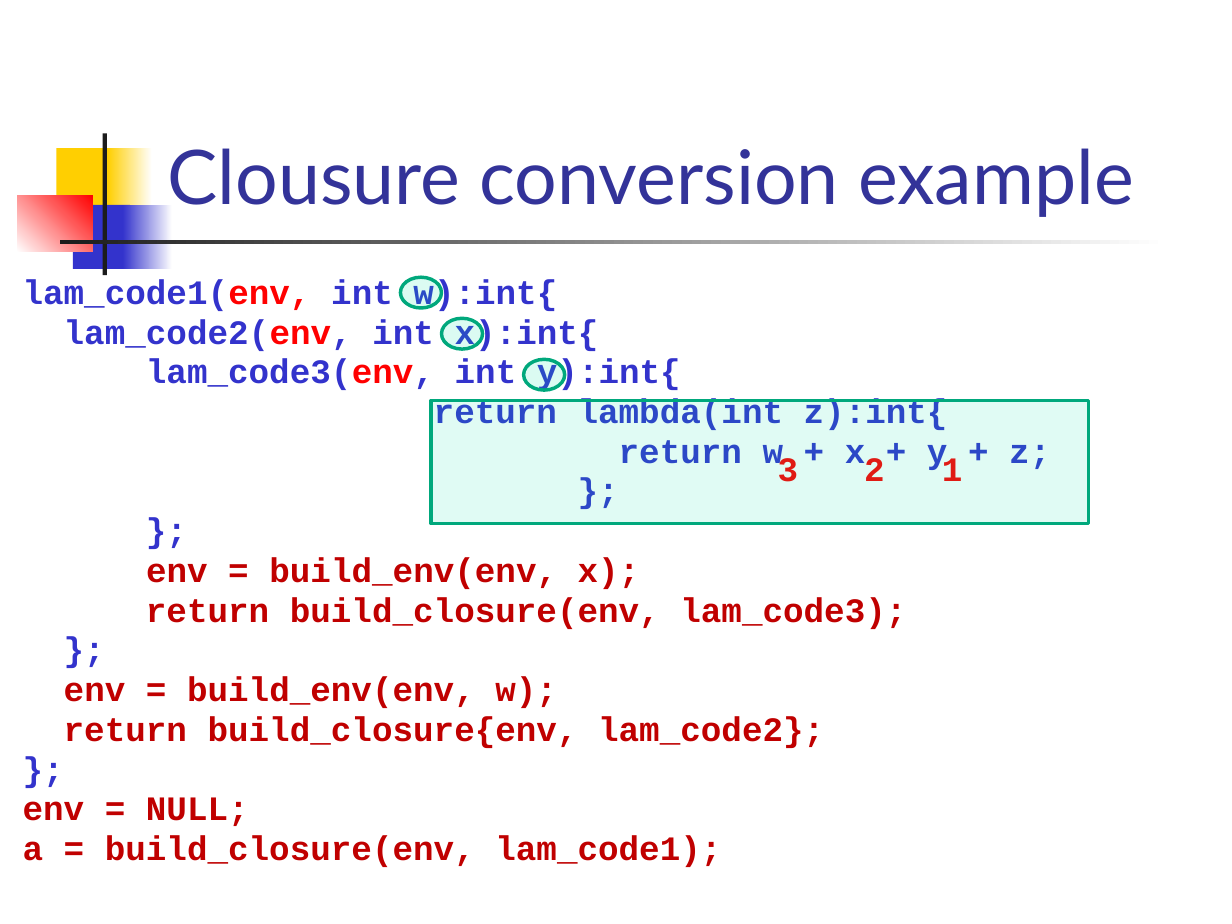
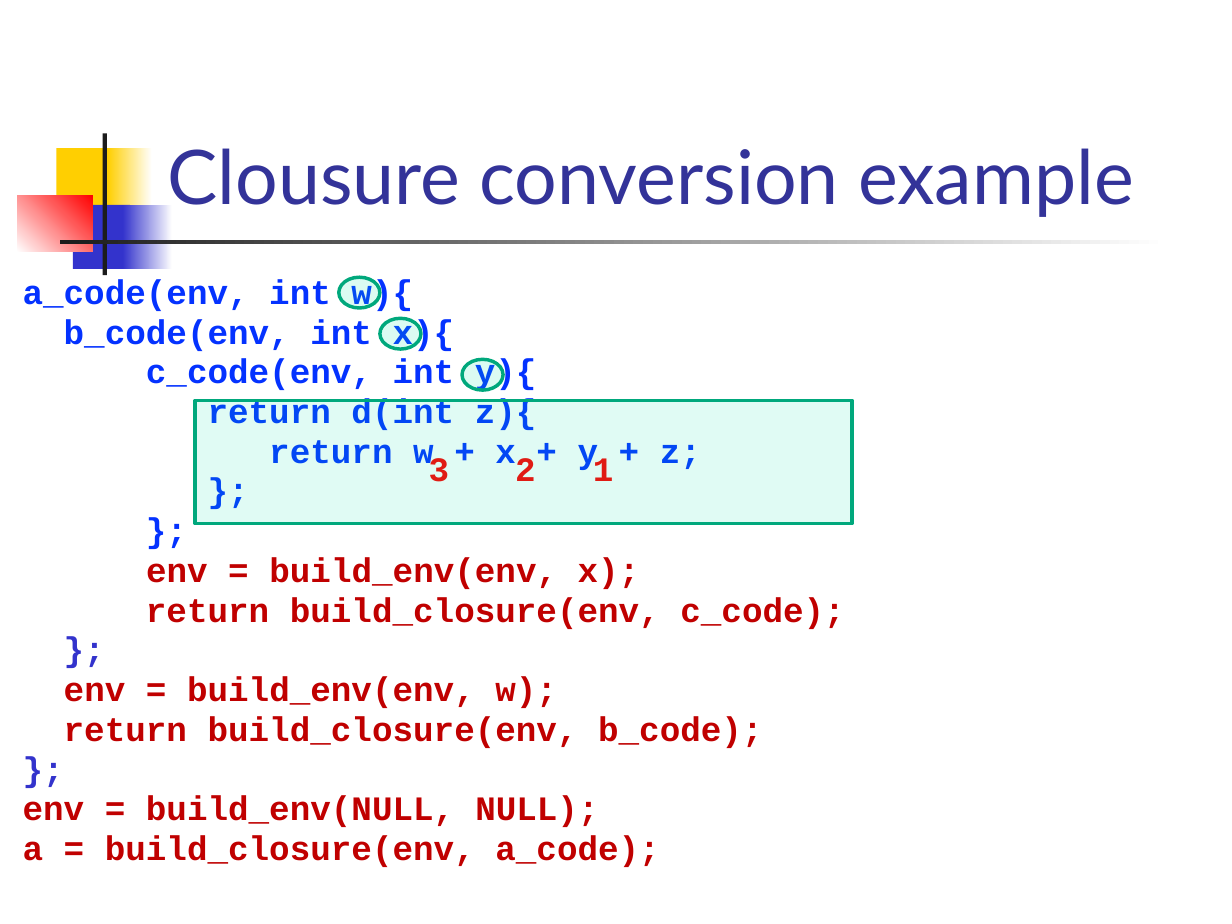
Before and after one commit to csslab-ustc/csslab-ustc.github.io, a slide deck: slide 23 of courses/compiler/slides/lec20-ir-closure.pptx. Drawn at 1232x924 pixels with LibreOffice and Linux fonts; fonts in the diff are those of the drawing. Boxes give left, top, right and bottom in pixels: in the first picture for what was removed or moved away, otherwise in the second. Text is boxed around its words. In the diff, an @@ line names an element or a change of style, - is before the commit and + after.

```diff
--- a/courses/compiler/slides/lec20-ir-closure.pptx
+++ b/courses/compiler/slides/lec20-ir-closure.pptx
@@ text at (23,279,537,430): text changed; text colour #3333CC to #0432FF @@
-lam_code1(env, int w):int{
-lam_code2(env, int x):int{
-lam_code3(env, int y):int{
-return lambda(int z):int{
+a_code(env, int w){
+b_code(env, int x){
+c_code(env, int y){
+return d(int z){
@@ 3 ellipses: place and size @@
-3 ellipses at (400,277,564,391)
+3 ellipses at (339,277,503,391)
@@ rectangle: place and size @@
-rectangle at (431,400,1088,524)
+rectangle at (195,400,851,524)
@@ text at (269,440,701,470): text colour #3333CC to #0432FF in "return w + x + y + ...", "};", "};" @@
@@ 3 texts: place and size @@
-3 texts at (778,456,963,482)
+3 texts at (429,456,614,482)
@@ text at (146,597,844,629): text changed @@
-return build_closure(env, lam_code3);
+return build_closure(env, c_code);
@@ text at (64,716,762,748): text changed @@
-return build_closure{env, lam_code2};
+return build_closure(env, b_code);
@@ text at (23,795,659,867): text changed @@
-env = NULL;
-a = build_closure(env, lam_code1);
+env = build_env(NULL, NULL);
+a = build_closure(env, a_code);
```
Also in this commit, not shown: 20 other slides changed, 1 slide added, 1 slide removed.
